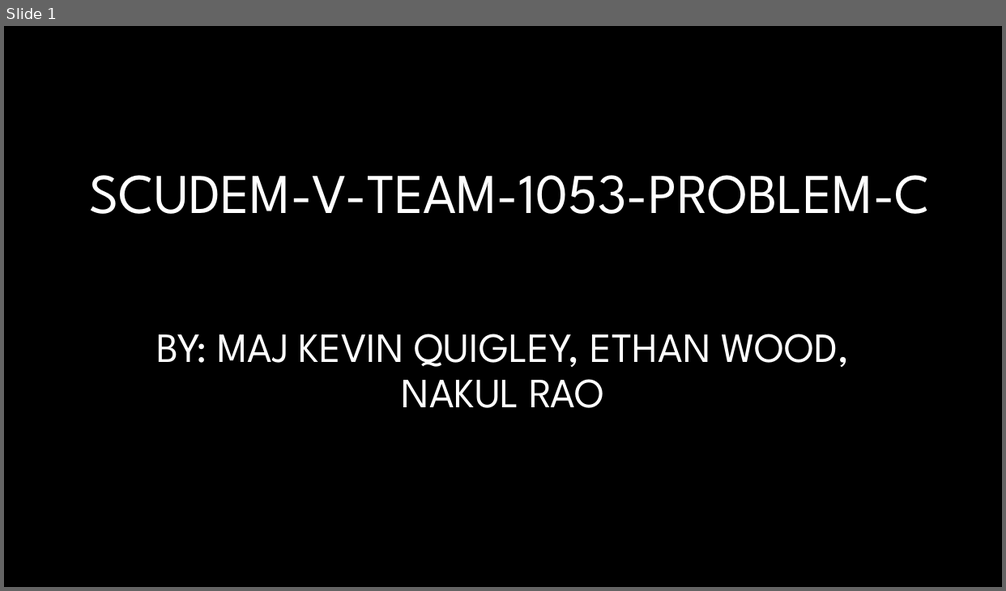
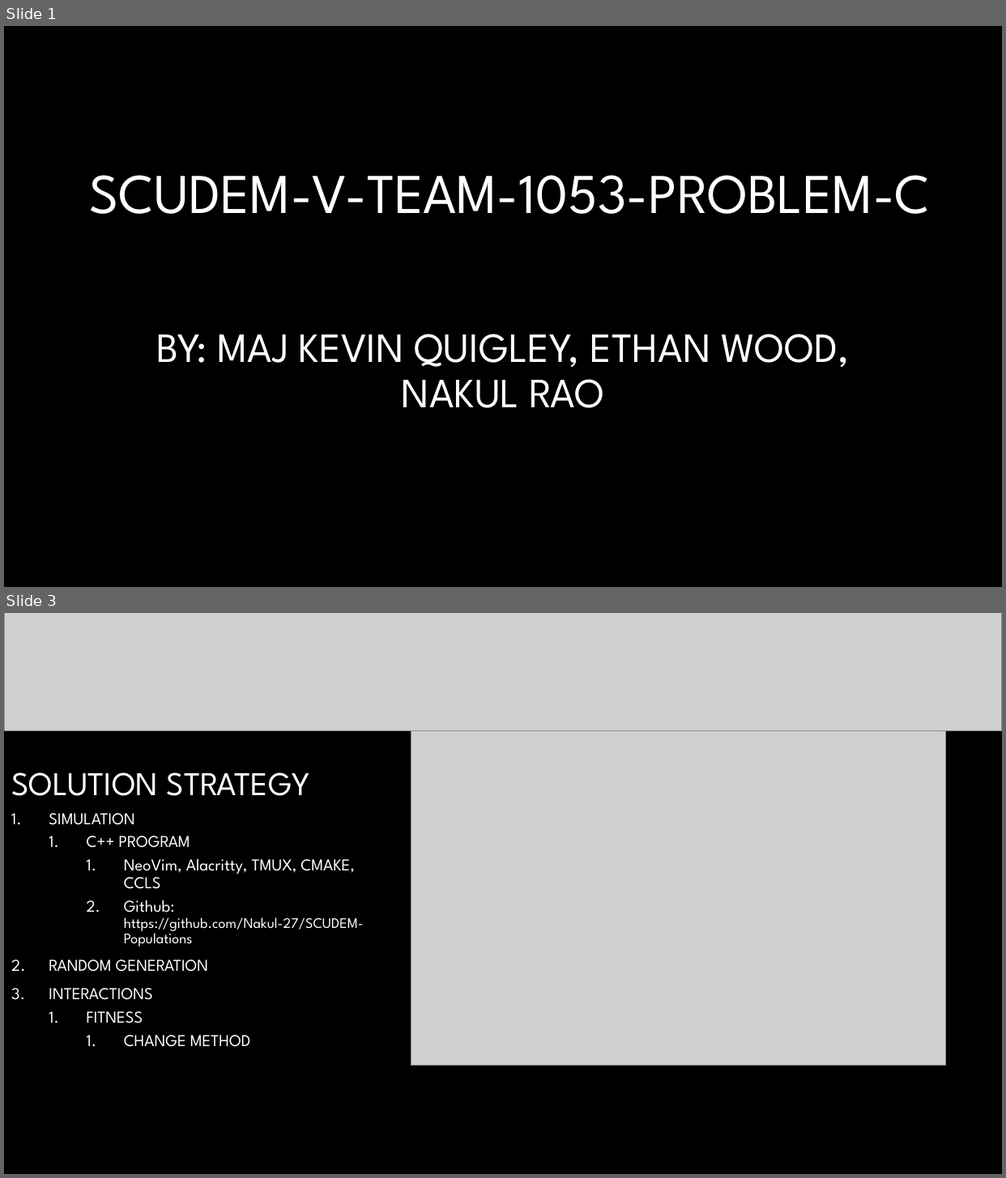
Before and after one commit to Nakul-27/SCUDEM-Populations, a slide deck: SCUDEM Presentation.pptx. Shown one above the other, each under a label of ours: slide 1 before the commit, slides 1 and 3 after it; the slides between them are not shown. The pictures are 1006x591 and 1006x1178 pixels, drawn with LibreOffice and Linux fonts; fonts in the diff are those of the drawing; grey boxes stand for pictures; background and template pictures are left out. Boxes give left, top, right and bottom in pixels: in the first picture for what was removed or moved away, otherwise in the second. Text is boxed around its words. In the diff, an @@ line names an element or a change of style, - is before the commit and + after.

Commit message:
Added Presentation

```diff
--- a/SCUDEM Presentation.pptx
+++ b/SCUDEM Presentation.pptx
@@ slide 3 added at [4,613,1002,1174], background #000000 @@
@@ picture added at [4,613,1002,731] @@
@@ picture added at [411,731,947,1066] @@
@@ title added at [11,773,311,796], 32 pt, text #FFFFFF @@
+SOLUTION STRATEGY
@@ text added at [49,813,364,1047], 16 pt, text #FFFFFF @@
+1. SIMULATION
+  1. C++ PROGRAM
+    1. NeoVim, Alacritty, TMUX, CMAKE, CCLS
+    2. Github: https://github.com/Nakul-27/SCUDEM-Populations
+2. RANDOM GENERATION
+3. INTERACTIONS
+  1. FITNESS
+    1. CHANGE METHOD
```
Also in this commit, not shown: 3 other slides added, 1 other file.
